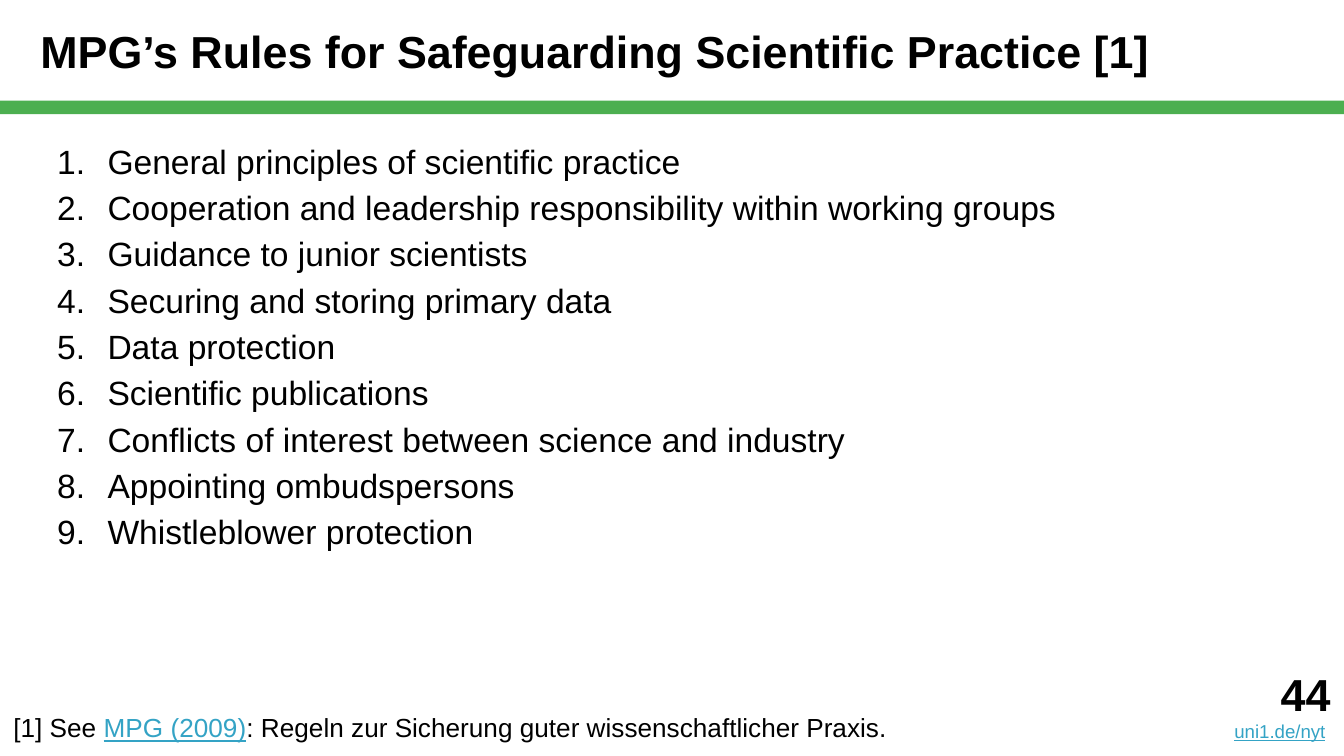
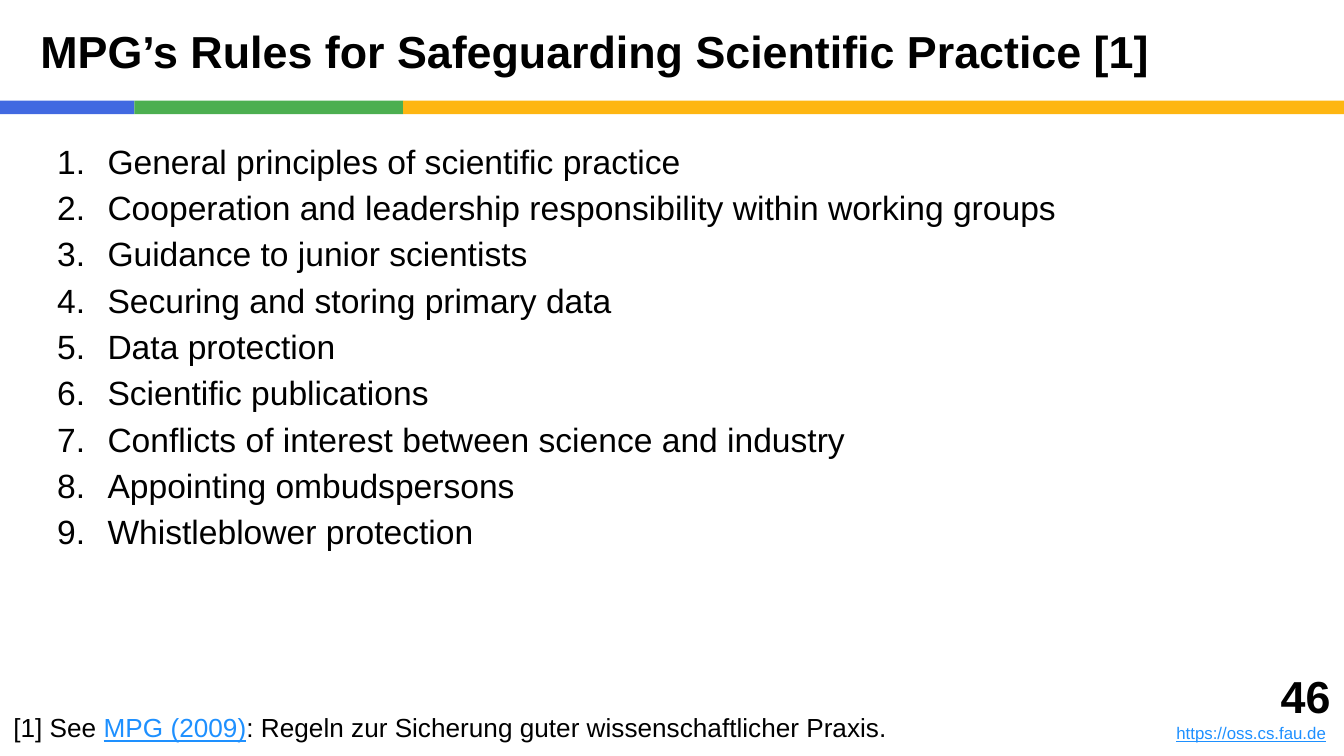
Before and after one commit to dirkriehle/nyt-course, a slide deck: slide 46 of Lecture slides/NYT B01 - What is Science.pptx (slide 44 before the commit). Drawn at 1344x756 pixels with LibreOffice and Linux fonts; fonts in the diff are those of the drawing. Boxes give left, top, right and bottom in pixels: in the first picture for what was removed or moved away, otherwise in the second. Text is boxed around its words. In the diff, an @@ line names an element or a change of style, - is before the commit and + after.

```diff
--- a/Lecture slides/NYT B01 - What is Science.pptx
+++ b/Lecture slides/NYT B01 - What is Science.pptx
@@ rectangle added at (0,101,134,114), fill #4169E1 @@
@@ rectangle added at (134,101,403,114), fill #4CAF50 @@
@@ rectangle: place and size @@
-rectangle at (0,101,1344,114)
+rectangle at (403,101,1344,114)
@@ rectangle at (403,101,1344,114): fill #4CAF50 to #FEB612 @@
@@ text "[1] See MPG (2009): Regeln ..." at (13,718,886,743): text colour #34A3C5 to #1E90FF in "MPG (2009):" @@
@@ text added at (1176,681,1331,743), 9 pt, text #1E90FF, underline @@
+46
+https://oss.cs.fau.de
@@ text removed at (1234,680,1331,742) @@
-44
-uni1.de/nyt
```
Also in this commit, not shown: 46 other slides changed, 2 slides added, 3 other files.
